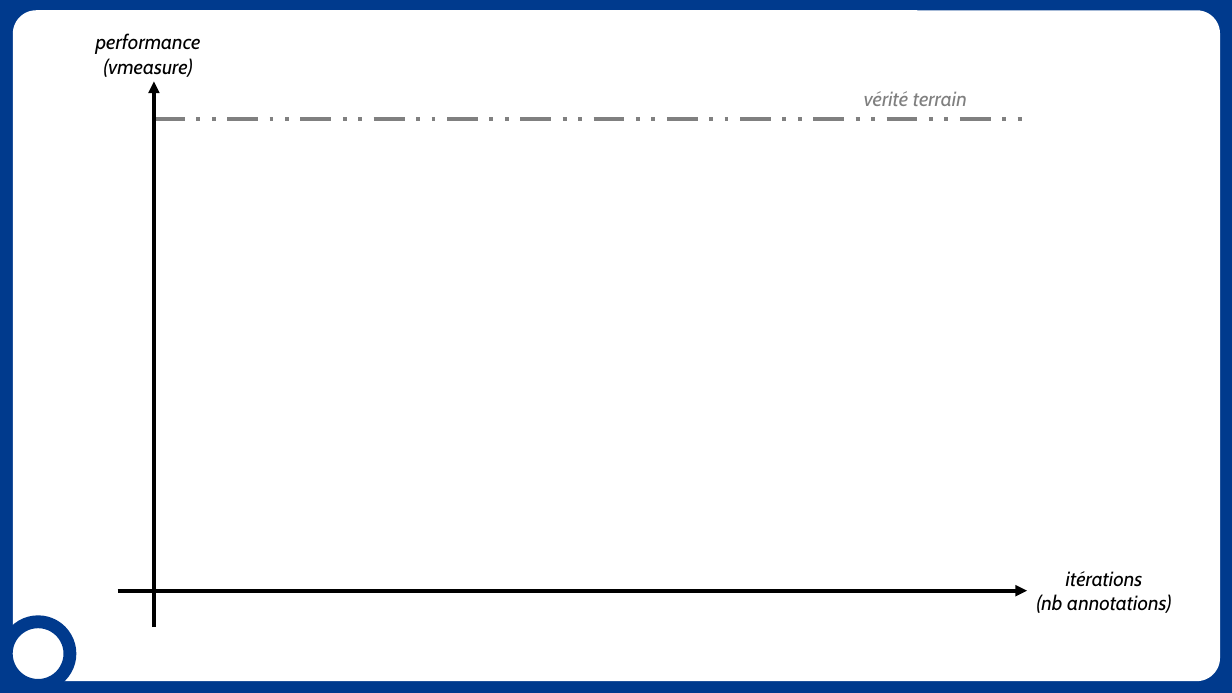
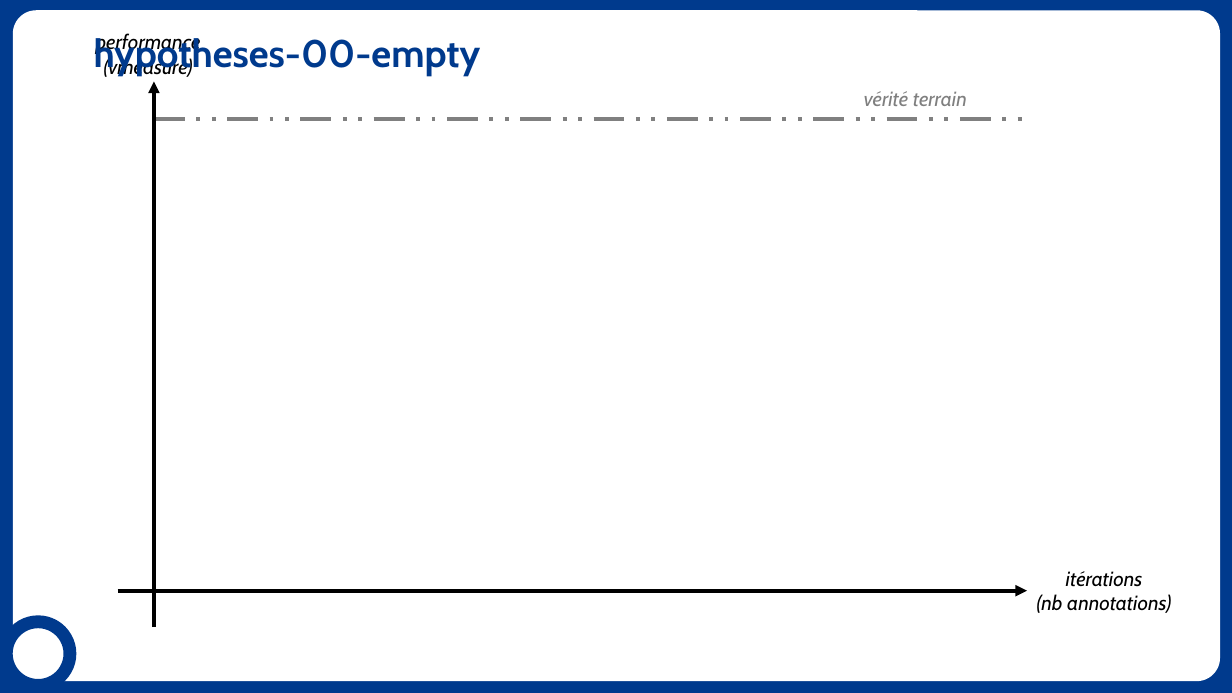
Before and after one commit to erwanschild/interactive-clustering-phd-report, a slide deck: slide 2 of draft/hypotheses.pptx. Drawn at 1232x693 pixels with LibreOffice and Linux fonts; fonts in the diff are those of the drawing; background and template pictures are left out. Boxes give left, top, right and bottom in pixels: in the first picture for what was removed or moved away, otherwise in the second. Text is boxed around its words. In the diff, an @@ line names an element or a change of style, - is before the commit and + after.

```diff
--- a/draft/hypotheses.pptx
+++ b/draft/hypotheses.pptx
@@ title added at <box>94,34,481,76</box>, 30 pt, text #003A8D, bold @@
+hypotheses-00-empty
```
Also in this commit, not shown: 7 other slides changed, 1 slide added, 13 other files.
